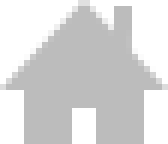
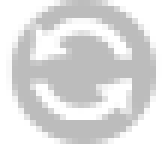
Revision of a layered (168, 144) image; what changed, layer by layer:
added layer "reset" (2nd of 2) above "Ellipse 1" over [6, 0, 162, 144]
hid "Layer 2" over [0, 0, 168, 144]
